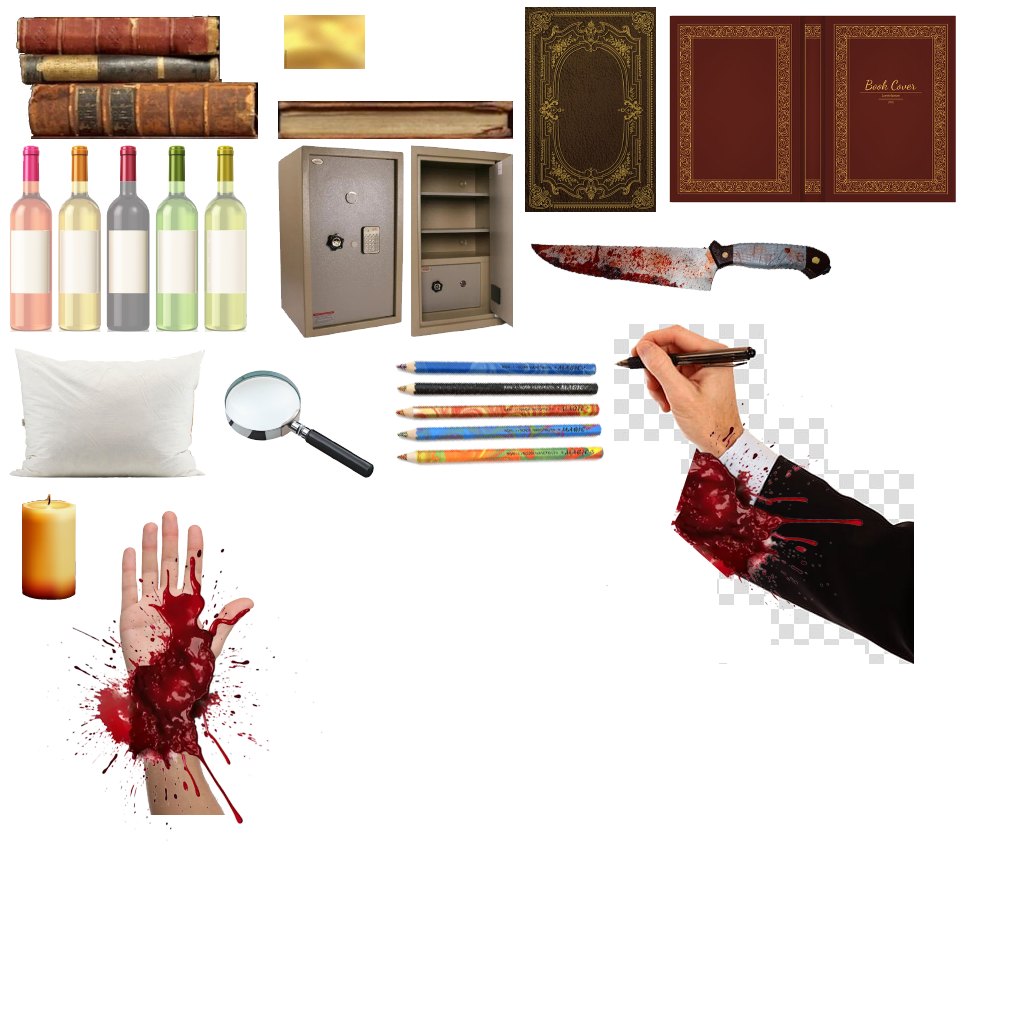
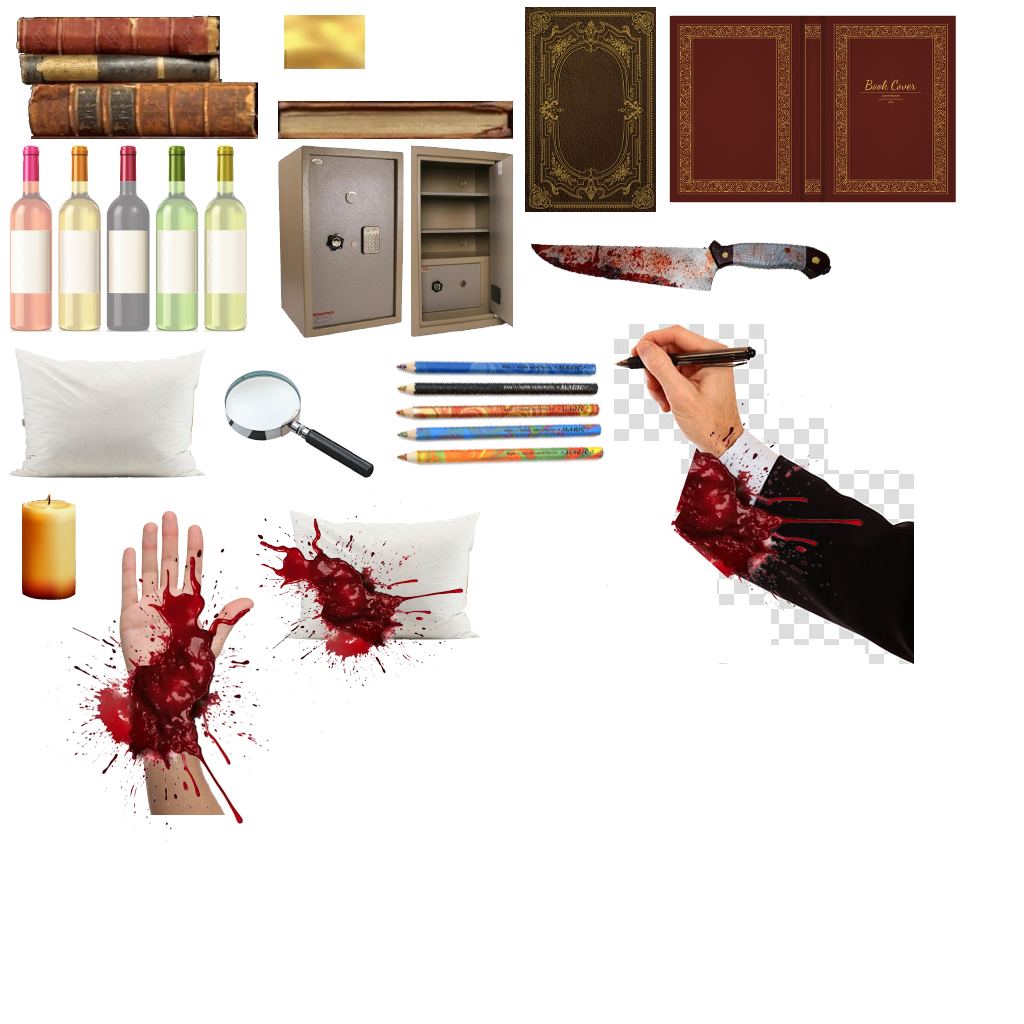
Before/after of a w=1024, h=1024 layered artwork. What changed in the layer stack:
added layer "pngtree-blood-splatter-flow-png-image_6747604 copie 2" above "pngtree-blood-splatter-flow-png-image_6747604" over [256, 494, 464, 704]
added layer "Calque 10 copie" above "Calque 10" over [284, 510, 481, 640]
